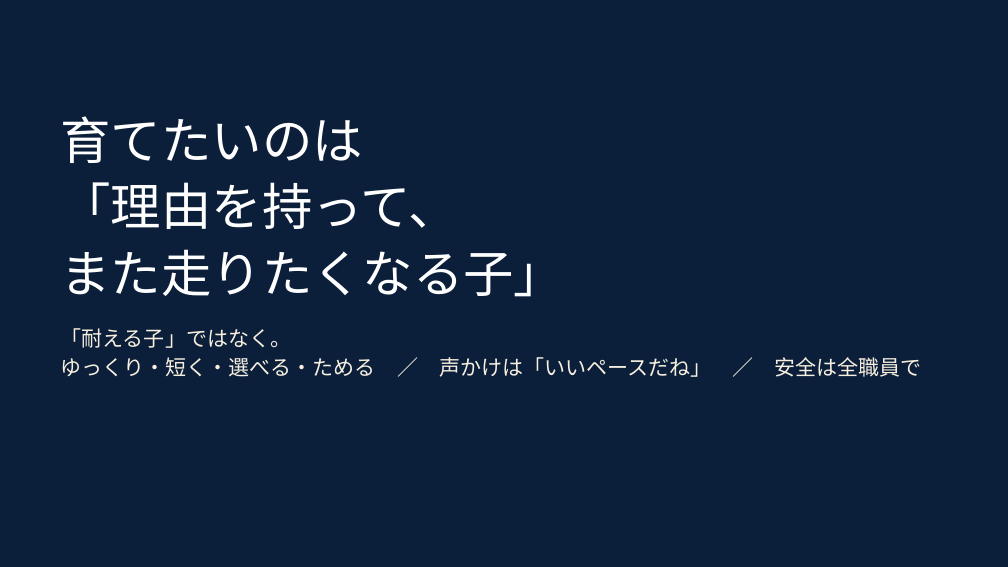
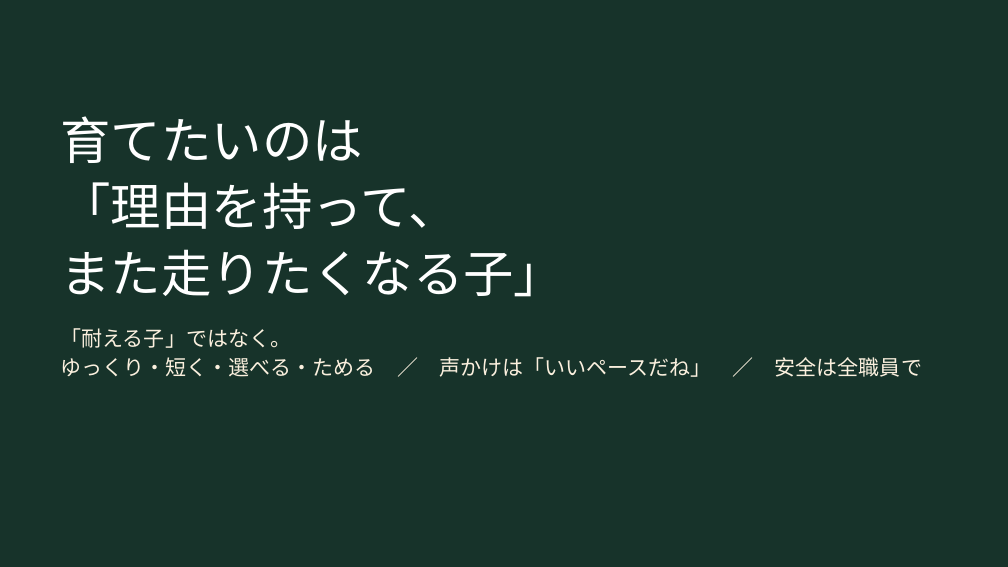
Before and after one commit to yokotaka21-cmyk/slide-longrun, a slide deck: slide 31 of マラソン大会に向けて_講義スライド.pptx. Drawn at 1008x567 pixels with LibreOffice and Linux fonts; fonts in the diff are those of the drawing. Boxes give left, top, right and bottom in pixels: in the first picture for what was removed or moved away, otherwise in the second. Text is boxed around its words. In the diff, an @@ line names an element or a change of style, - is before the commit and + after.

```diff
--- a/マラソン大会に向けて_講義スライド.pptx
+++ b/マラソン大会に向けて_講義スライド.pptx
@@ background #0B1F3A to #17332A @@
@@ text "「耐える子」ではなく。" at <box>60,328,922,377</box>: text colour #F7EFDF to #FBF0DE @@
```
Also in this commit, not shown: 31 other slides changed, 3 other files.
